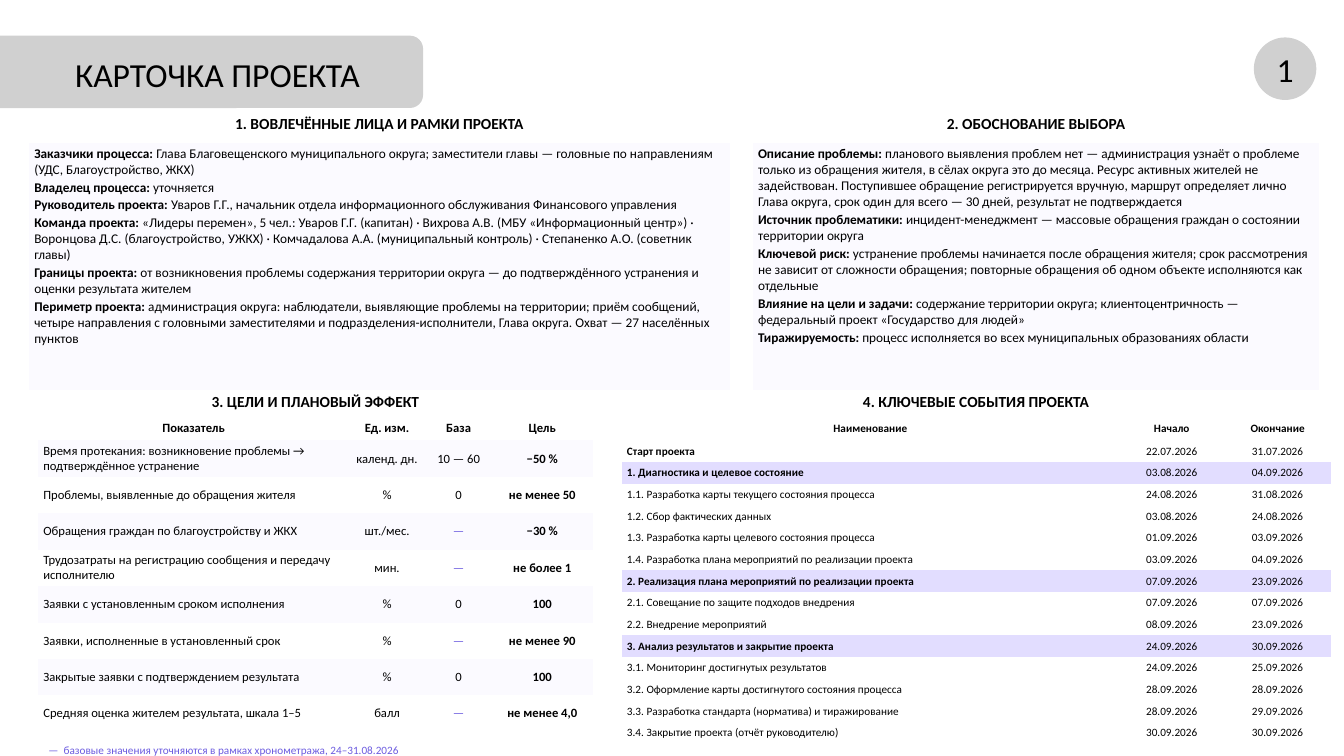
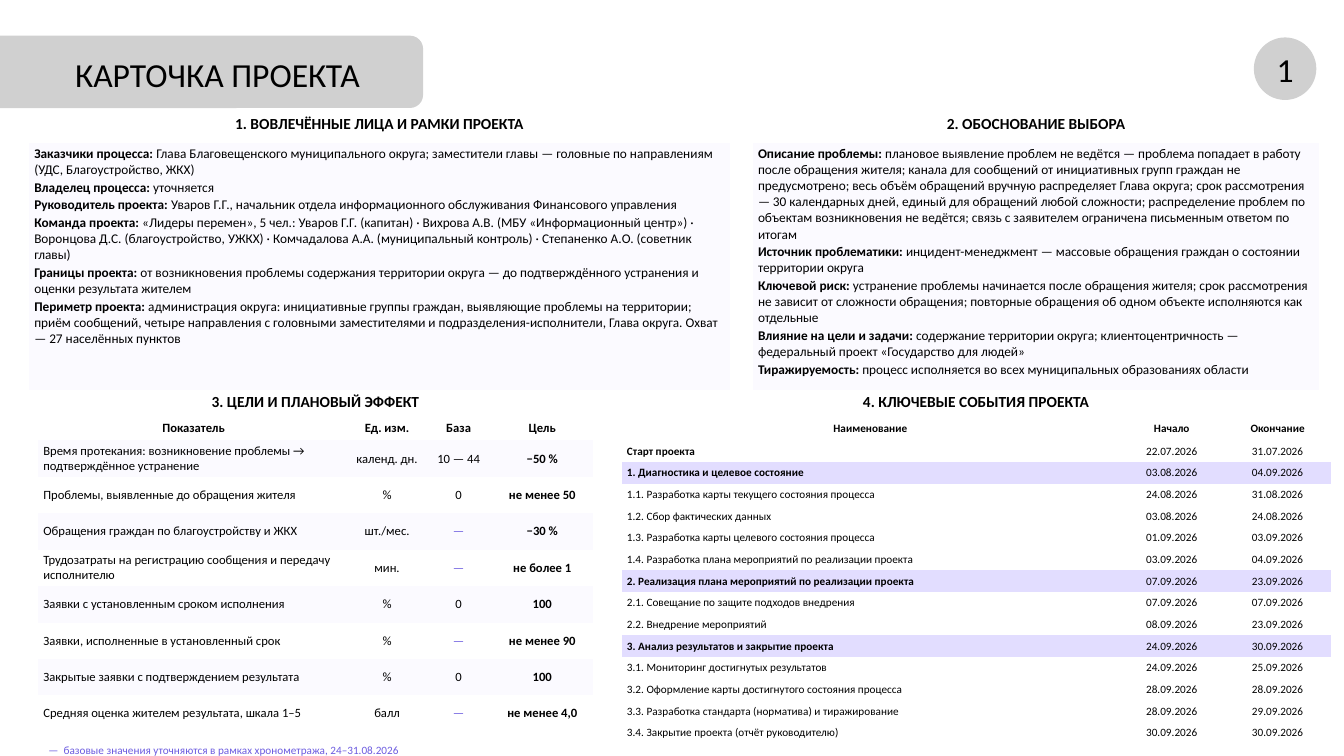
Before and after one commit to NiceGenn/Team-28-progress, a slide deck: slide 2 of файлы/prezentaciya-chernovik.pptx. Drawn at 1344x756 pixels with LibreOffice and Linux fonts; fonts in the diff are those of the drawing; grey boxes stand for pictures. Boxes give left, top, right and bottom in pixels: in the first picture for what was removed or moved away, otherwise in the second. Text is boxed around its words. In the diff, an @@ line names an element or a change of style, - is before the commit and + after.

```diff
--- a/файлы/prezentaciya-chernovik.pptx
+++ b/файлы/prezentaciya-chernovik.pptx
@@ table at [29, 106, 1320, 381] @@
-row 2, column 1: Заказчики процесса: Глава Благовещенского муниципального округа; заместители главы — головные по направлениям (УДС, Благоустройство, ЖКХ) / Владелец процесса: уточняется / Руководитель проекта: Уваров Г.Г., начальник отдела информационного обслуживания Финансового управления / Команда проекта: «Лидеры перемен», 5 чел.: Уваров Г.Г. (капитан) · Вихрова А.В. (МБУ «Информационный центр») · Воронцова Д.С. (благоустройство, УЖКХ) · Комчадалова А.А. (муниципальный контроль) · Степаненко А.О. (советник главы) / Границы проекта: от возникновения проблемы содержания территории округа — до подтверждённого устранения и оценки результата жителем / Периметр проекта: администрация округа: наблюдатели, выявляющие проблемы на территории; приём сообщений, четыре направления с головными заместителями и подразделения-исполнители, Глава округа. Охват — 27 населённых пунктов
+row 2, column 1: Заказчики процесса: Глава Благовещенского муниципального округа; заместители главы — головные по направлениям (УДС, Благоустройство, ЖКХ) / Владелец процесса: уточняется / Руководитель проекта: Уваров Г.Г., начальник отдела информационного обслуживания Финансового управления / Команда проекта: «Лидеры перемен», 5 чел.: Уваров Г.Г. (капитан) · Вихрова А.В. (МБУ «Информационный центр») · Воронцова Д.С. (благоустройство, УЖКХ) · Комчадалова А.А. (муниципальный контроль) · Степаненко А.О. (советник главы) / Границы проекта: от возникновения проблемы содержания территории округа — до подтверждённого устранения и оценки результата жителем / Периметр проекта: администрация округа: инициативные группы граждан, выявляющие проблемы на территории; приём сообщений, четыре направления с головными заместителями и подразделения-исполнители, Глава округа. Охват — 27 населённых пунктов
-row 2, column 3: Описание проблемы: планового выявления проблем нет — администрация узнаёт о проблеме только из обращения жителя, в сёлах округа это до месяца. Ресурс активных жителей не задействован. Поступившее обращение регистрируется вручную, маршрут определяет лично Глава округа, срок один для всего — 30 дней, результат не подтверждается / Источник проблематики: инцидент-менеджмент — массовые обращения граждан о состоянии территории округа / Ключевой риск: устранение проблемы начинается после обращения жителя; срок рассмотрения не зависит от сложности обращения; повторные обращения об одном объекте исполняются как отдельные / Влияние на цели и задачи: содержание территории округа; клиентоцентричность — федеральный проект «Государство для людей» / Тиражируемость: процесс исполняется во всех муниципальных образованиях области
+row 2, column 3: Описание проблемы: плановое выявление проблем не ведётся — проблема попадает в работу после обращения жителя; канала для сообщений от инициативных групп граждан не предусмотрено; весь объём обращений вручную распределяет Глава округа; срок рассмотрения — 30 календарных дней, единый для обращений любой сложности; распределение проблем по объектам возникновения не ведётся; связь с заявителем ограничена письменным ответом по итогам / Источник проблематики: инцидент-менеджмент — массовые обращения граждан о состоянии территории округа / Ключевой риск: устранение проблемы начинается после обращения жителя; срок рассмотрения не зависит от сложности обращения; повторные обращения об одном объекте исполняются как отдельные / Влияние на цели и задачи: содержание территории округа; клиентоцентричность — федеральный проект «Государство для людей» / Тиражируемость: процесс исполняется во всех муниципальных образованиях области
@@ table at [38, 389, 593, 731] @@
-row 3, column 3: 10 — 60
+row 3, column 3: 10 — 44
```
Also in this commit, not shown: 8 other slides changed, 19 other files.
